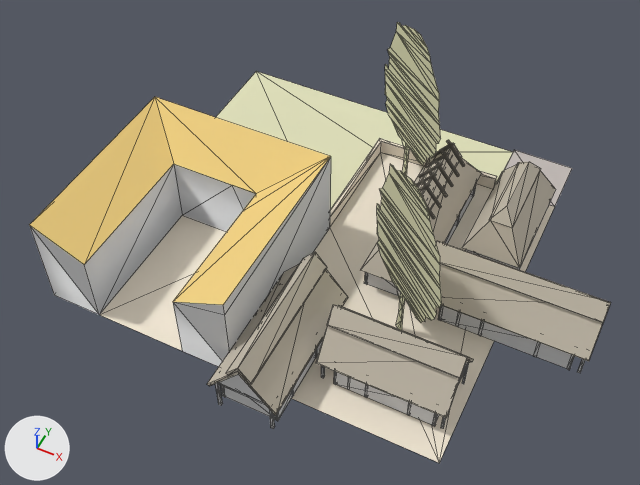
Two versions of the OBJ model assets/stl_export/wr12.obj, one commit apart.
Rendered twice from a camera (50 mm lens) standing at (20.3, -42.4, 50.8) and looking at (1.8, -5.3, 4.5). Every picture has the same lights, and +X, +Y and +Z are marked at lower left. The older version comes first. Mesh edges are drawn as thin lines. Where no turn or scale is listed for an object, it has been applied to the vertices. Vertices at exactly the same position are counted once.

In view in the first picture: 'wr12'.
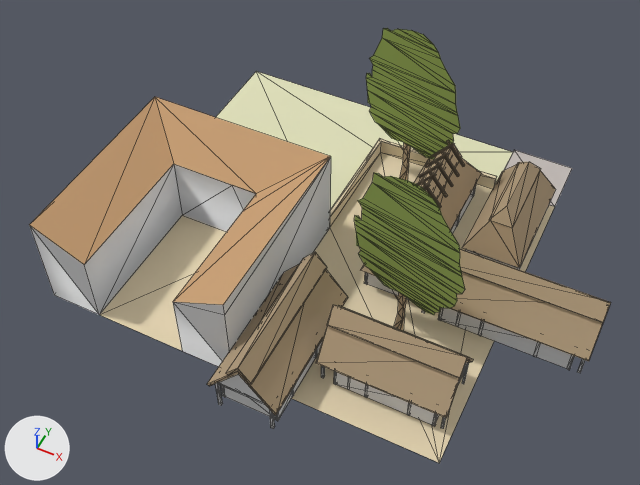
The change, as a diff of the scene's bpy script:
```diff
--- a/assets/stl_export/wr12.obj.py
+++ b/assets/stl_export/wr12.obj.py
@@ mat_straw @@
 mat_straw = principled_material('straw')
-mat_straw.base_color = (0.569, 0.514, 0.42)  # light grey #c7bead
+mat_straw.base_color = (0.447, 0.333, 0.204)  # beige #b29c7d
 mat_straw.roughness = 1.0
@@ mat_cortyard @@
 mat_cortyard = principled_material('cortyard')
-mat_cortyard.base_color = (0.878, 0.792, 0.651)  # pale yellow #f1e6d3
+mat_cortyard.base_color = (0.757, 0.639, 0.427)  # beige #e2d1af
 mat_cortyard.roughness = 1.0
@@ mat_material @@
 mat_material = principled_material('Material')
-mat_material.base_color = (0.878, 0.639, 0.224)  # yellow #f1d182
+mat_material.base_color = (0.577, 0.349, 0.176)  # brown #c89f74
 mat_material.roughness = 1.0
@@ mat_tree @@
+mat_tree = principled_material('tree')
+mat_tree.base_color = (0.294, 0.4, 0.0902)  # green #94aa55
+mat_tree.roughness = 1.0
@@ me_wr12 @@
 me_wr12.from_pydata(...)  # 918 vertices, 1371 faces; spans x -15.0..21.3, y -17.8..15.0, z -0.3..14.4
 # used by ob_wr12; location = (0.0, 0.0, 0.0)
+# me_wr12 part 1: 78 of 918 vertices moved; they spanned x -15.0..15.0, y -15.0..15.0, z -0.3..14.4 and now span x -15.0..15.0, y -15.0..15.0, z -0.3..10.0; mean shift (1.4, -3.4, -2.3); largest move (5.9, 5.1, 11.0) -> (-15.0, 15.0, -0.3)
+# me_wr12 part 2: 67 of 918 vertices moved; they spanned x 5.3..12.1, y -9.4..-3.9, z 0.0..14.4 and now span x -1.1..13.0, y -7.7..8.5, z 3.7..14.4; mean shift (-1.8, 3.7, 2.7); largest move (11.5, -8.9, 5.6) -> (-1.1, 8.5, 8.7)
+# me_wr12 part 3: 2 faces spanning x 2.8..3.2, y 7.3..7.5, z 0.0..3.9 switch from mat_cortyard (pale yellow #f1e6d3) to mat_straw (beige #b29c7d)
+# me_wr12 part 4: 6 faces spanning x 2.5..8.9, y -6.7..7.5, z 1.4..3.9 switch from mat_w (beige #e2e2bc) to mat_straw (beige #b29c7d)
+# me_wr12 part 5: 1 face spanning x -0.3..0.0, y 0.0..9.7, z 1.2 switches from mat_w (beige #e2e2bc) to mat_cortyard (beige #e2d1af)
+# me_wr12 part 6: 36 faces spanning x -1.1..13.0, y -7.7..8.4, z 3.7..14.4 switch from mat_w (beige #e2e2bc) to mat_tree (green #94aa55)
 me_wr12.materials.append(mat_road)
```

Where the change shows, as pixel boxes (x1, y1, x2, y2) in the pictures (640 x 485 px; the box of a moved part takes in the faces that stretch with it):
'wr12', recoloured, reshaped
    before: (29, 22, 611, 463)
    after: (29, 28, 611, 463)
part 1 of me_wr12, moved or reshaped
    before: (216, 22, 554, 463)
    after: (216, 65, 554, 463)
part 2 of me_wr12, moved or reshaped
    before: (377, 164, 442, 330)
    after: (354, 28, 465, 315)
part 3 of me_wr12, recoloured
    before: (330, 142, 492, 462)
    after: (404, 146, 408, 157)
part 4 of me_wr12, recoloured
    before: (385, 81, 434, 163)
    after: (394, 147, 403, 319)
part 5 of me_wr12, recoloured
    before: (392, 60, 439, 121)
    after: (330, 142, 381, 216)
part 6 of me_wr12, recoloured
    before: (377, 23, 442, 327)
    after: (355, 28, 465, 315)
